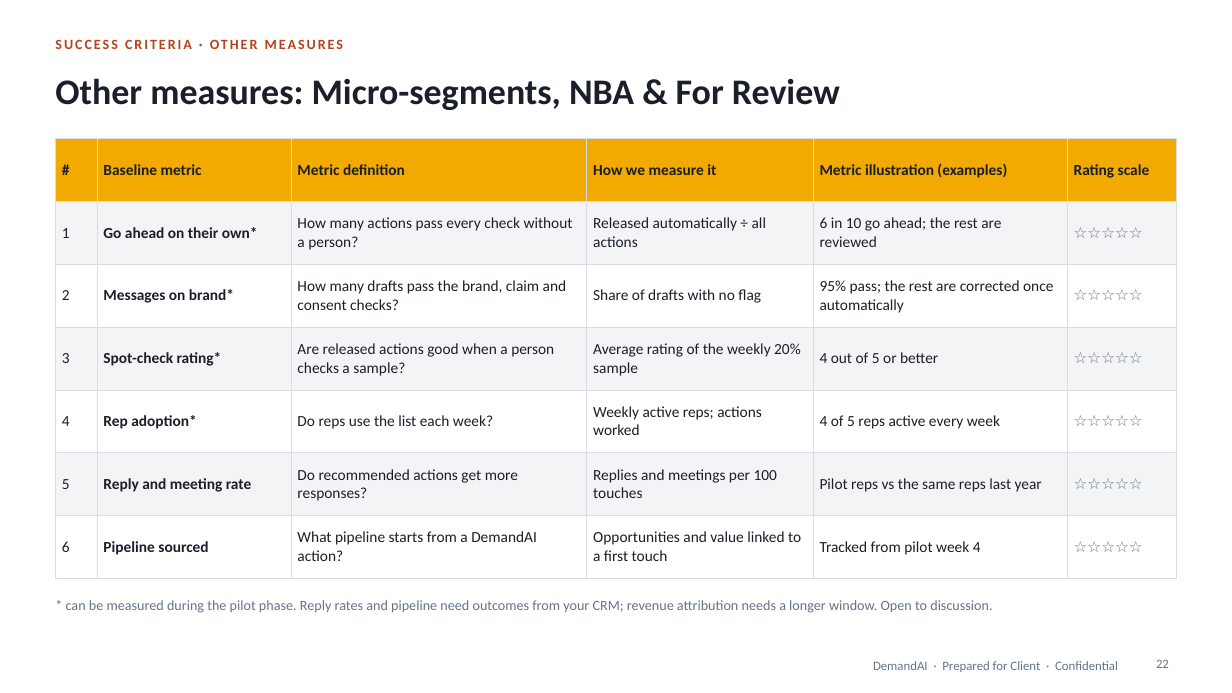
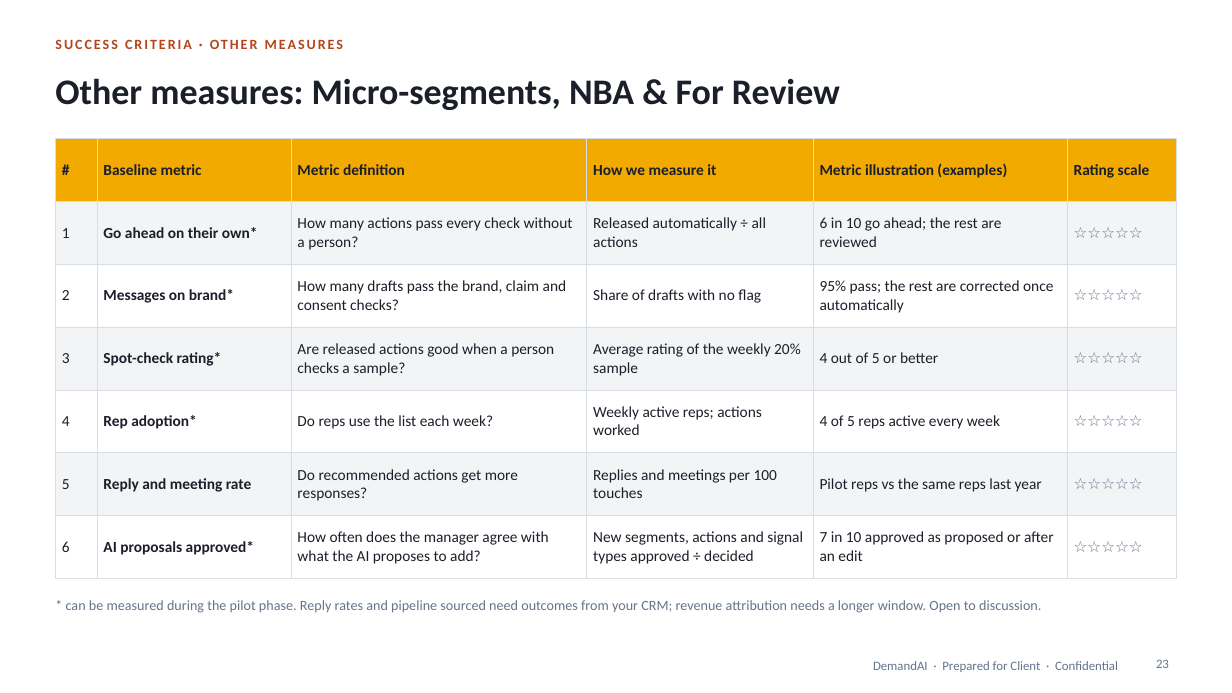
Before and after one commit to shantanusharma-commits/Demand-AI---POC, a slide deck: slide 23 of proposal/DemandAI_Pilot_Proposal.pptx (slide 22 before the commit). Drawn at 1232x693 pixels with LibreOffice and Linux fonts; fonts in the diff are those of the drawing. Boxes give left, top, right and bottom in pixels: in the first picture for what was removed or moved away, otherwise in the second. Text is boxed around its words. In the diff, an @@ line names an element or a change of style, - is before the commit and + after.

```diff
--- a/proposal/DemandAI_Pilot_Proposal.pptx
+++ b/proposal/DemandAI_Pilot_Proposal.pptx
@@ table at bbox=[55, 139, 1177, 568] @@
-row 7: 6 | Pipeline sourced | What pipeline starts from a DemandAI action? | Opportunities and value linked to a first touch | Tracked from pilot week 4 | ☆☆☆☆☆
+row 7: 6 | AI proposals approved* | How often does the manager agree with what the AI proposes to add? | New segments, actions and signal types approved ÷ decided | 7 in 10 approved as proposed or after an edit | ☆☆☆☆☆
@@ text at bbox=[66, 600, 1041, 613]: text changed @@
-* can be measured during the pilot phase. Reply rates and pipeline need outcomes from your CRM; revenue attribution needs a longer window. Open to discussion.
+* can be measured during the pilot phase. Reply rates and pipeline sourced need outcomes from your CRM; revenue attribution needs a longer window. Open to discussion.
```
Also in this commit, not shown: 11 other slides changed, 1 slide added, 1 other file.
